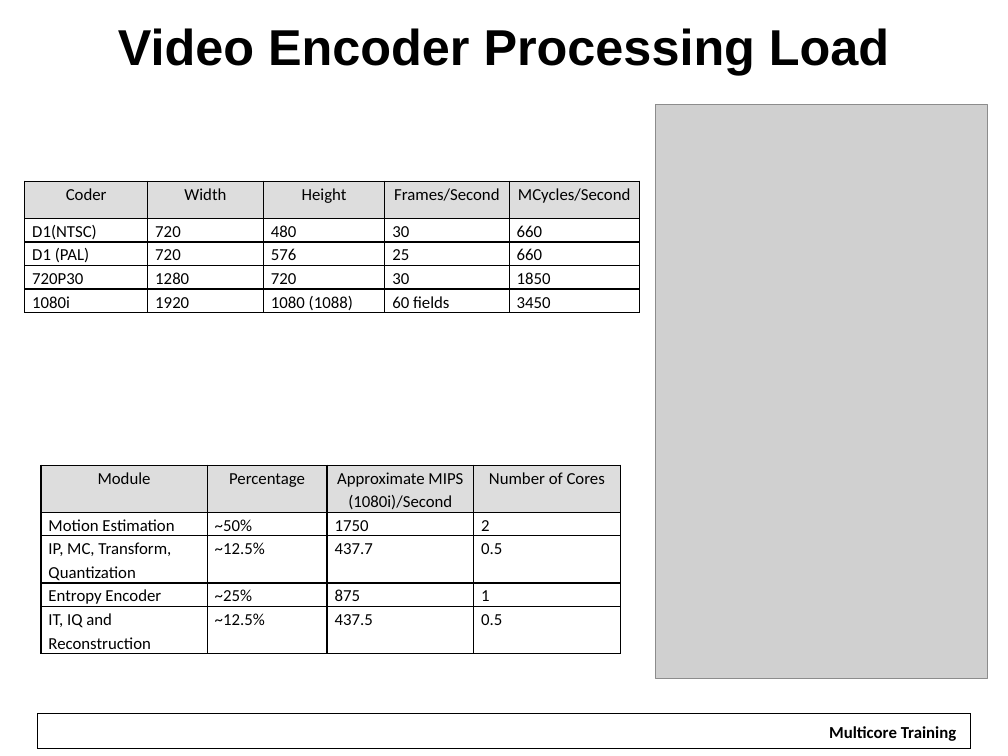
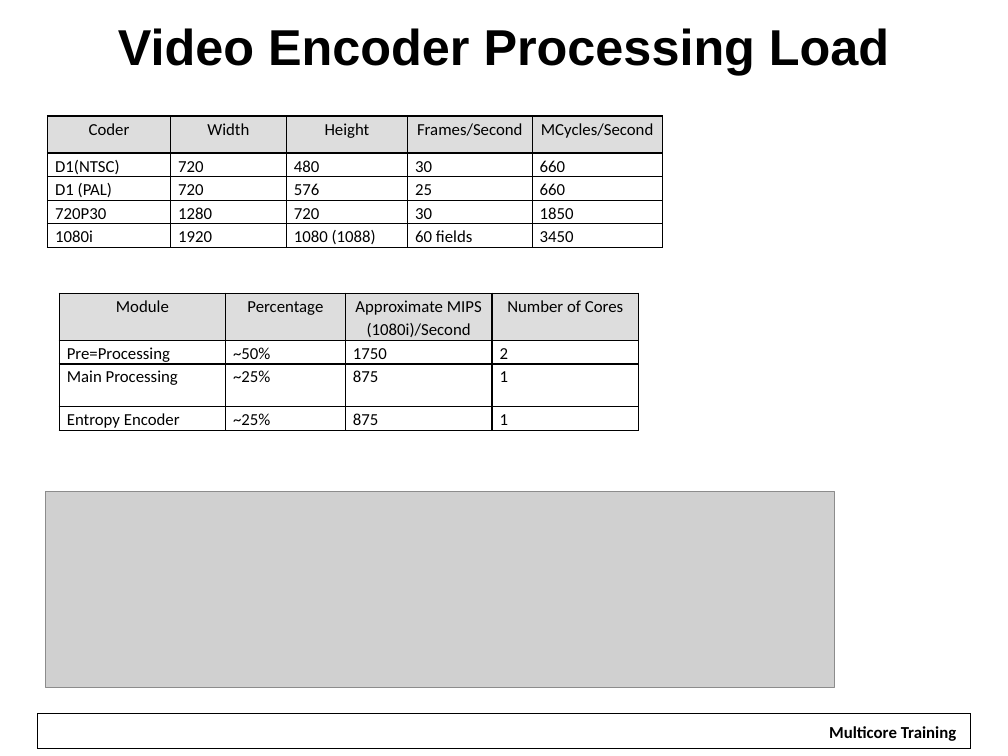
Before and after one commit to hari1989/keystone-workshop, a slide deck: slide 26 of slides/Multicore Design.pptx (slide 25 before the commit). Drawn at 1008x756 pixels with LibreOffice and Linux fonts; fonts in the diff are those of the drawing; grey boxes stand for pictures; background and template pictures are left out. Boxes give left, top, right and bottom in pixels: in the first picture for what was removed or moved away, otherwise in the second. Text is boxed around its words. In the diff, an @@ line names an element or a change of style, - is before the commit and + after.

```diff
--- a/slides/Multicore Design.pptx
+++ b/slides/Multicore Design.pptx
@@ table: place and size @@
-table at <box>24,181,638,314</box>
+table at <box>47,116,661,248</box>
@@ picture removed at <box>655,105,987,678</box> @@
@@ table at <box>59,293,638,432</box> @@
-row 2, column 1: Motion Estimation
+row 2, column 1: Pre=Processing
-row 3: IP, MC, Transform, Quantization | ~12.5% | 437.7 | 0.5
+row 3: Main Processing | ~25% | 875 | 1
-row 5: IT, IQ and Reconstruction | ~12.5% | 437.5 | 0.5
@@ table: place and size @@
-table at <box>41,465,620,653</box>
+table at <box>59,293,638,432</box>
@@ picture added at <box>45,492,834,688</box> @@
```
Also in this commit, not shown: 7 other slides changed, 7 slides added, 7 slides removed.
